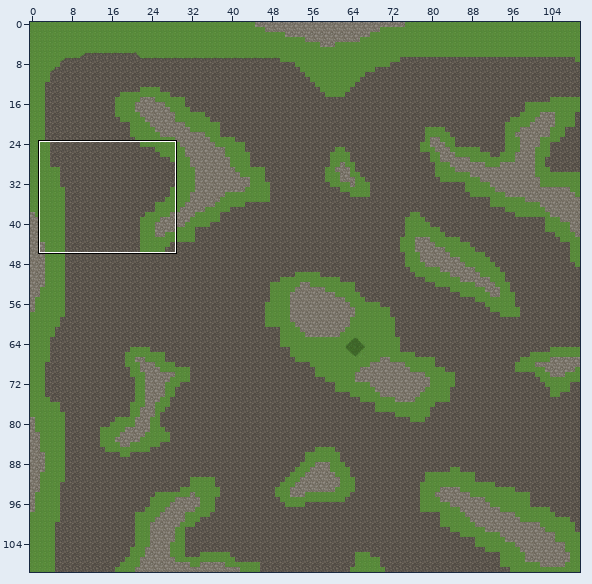
Tiled map, stored at Grinder/Utility/Map.tmx. Above: a wide view before the commit, with the close-up outlined.
Close-up. Before the commit:
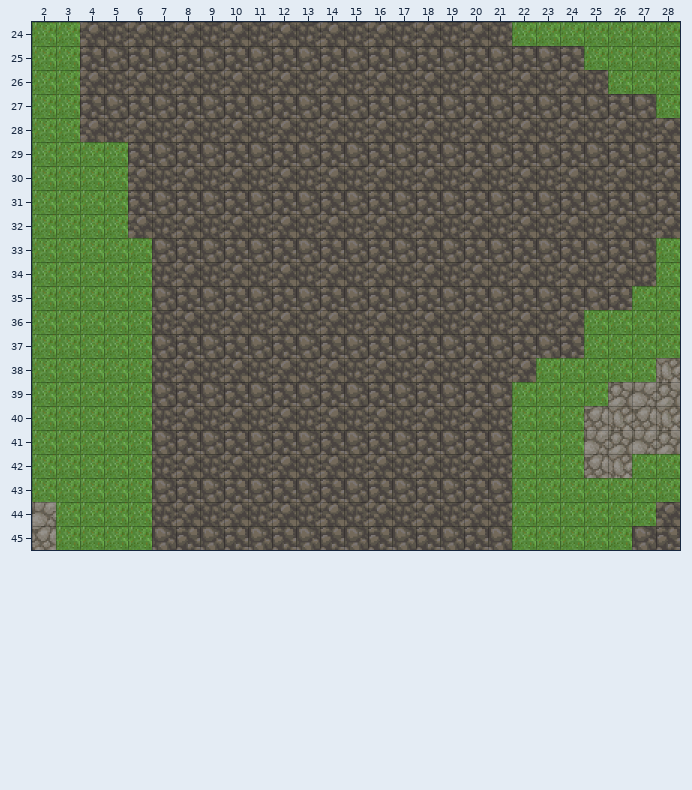
Cells are 32x32 px. Shown: x 2..28, y 24..45. The commit also changed other parts of the map, which this record leaves out.
After:
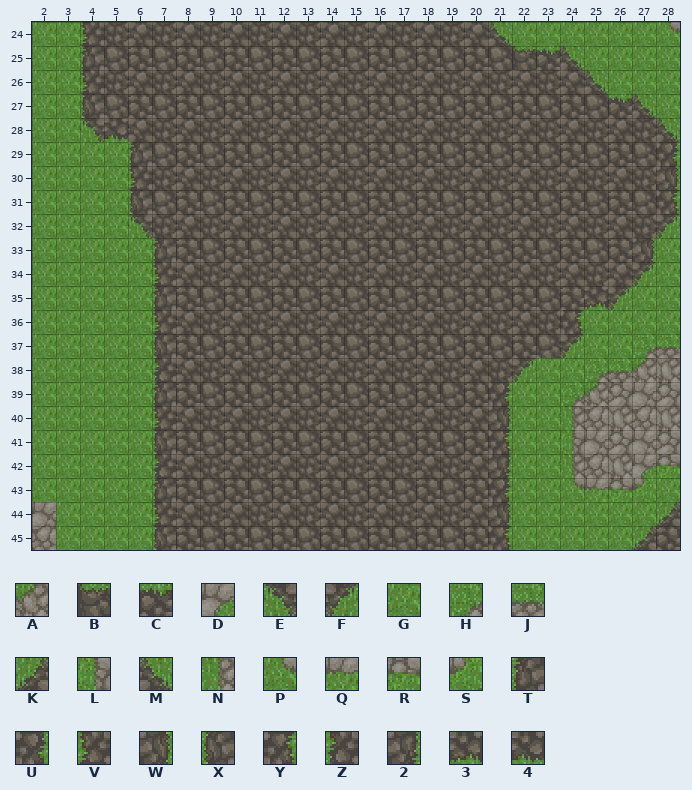
Key: from "map": A 350, B 352, C 353, D 379, E 390, F 391, G 392, H 404, J 405, K 418, L 432, M 445, N 460, P 488, Q 489, R 490, S 491, T 516, U 517, V 544, W 545, X 572, Y 573, Z 600, 2 601, 3 629, 4 631.
_ is an empty cell, . an unchanged one.
From old to new:
--- layer "Grass"
@@ x 4..28 @@
-24 _................_......G
-25 _.................___....
-26 _...................._...
-27 _.....................__.
-28 __......................_
-29 .._....................._
-30 .._....................._
-31 .._....................._
-32 .._....................._
-33 ..._..................._.
-34 ..._..................._.
-35 ..._.................__..
-36 ..._................_....
-37 ..._................_..GG
-38 ..._.............._..GGG.
-39 ..._............._..GG...
-40 ..._............._..G....
-41 ..._............._..G....
-42 ..._............._..G..GG
-43 ..._............._..GGGG.
-44 ..._............._......_
-45 ..._............._....._.
+24 V................M......P
+25 T.................BCM....
+26 V....................M...
+27 X.....................CM.
+28 E4......................M
+29 ..T.....................U
+30 ..V.....................W
+31 ..X.....................Y
+32 ..E.....................F
+33 ...T...................W.
+34 ...V...................F.
+35 ...T.................3F..
+36 ...V................Y....
+37 ...X................F..HJ
+38 ...Z..............F..HJA.
+39 ...T.............U..HA...
+40 ...V.............W..N....
+41 ...X.............Y..L....
+42 ...Z.............2..N..DR
+43 ...T.............U..PQRS.
+44 ...V.............W......K
+45 ...X.............Y.....K.
Boxes around the changes in both close-ups, in picture pixels (x1, y1, x2, y2):
added: (80, 22, 176, 550)
changed: (488, 22, 680, 550)
